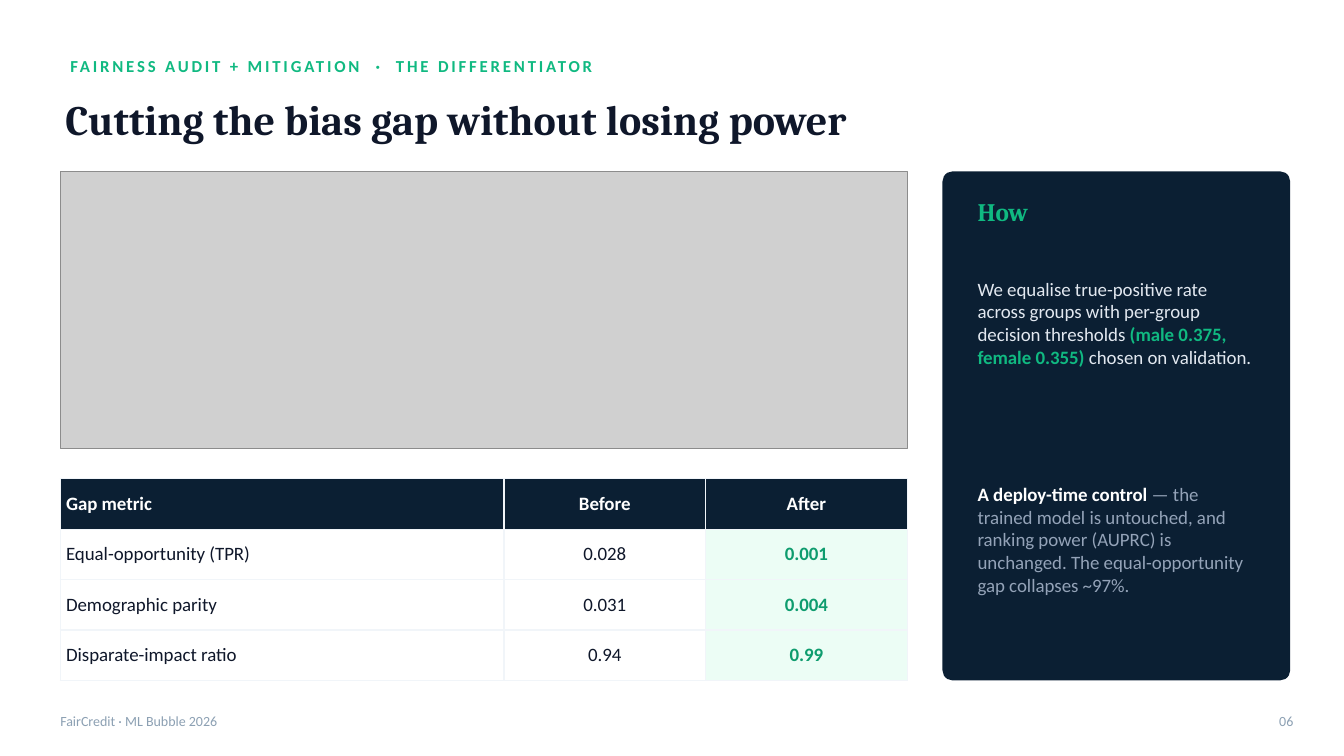
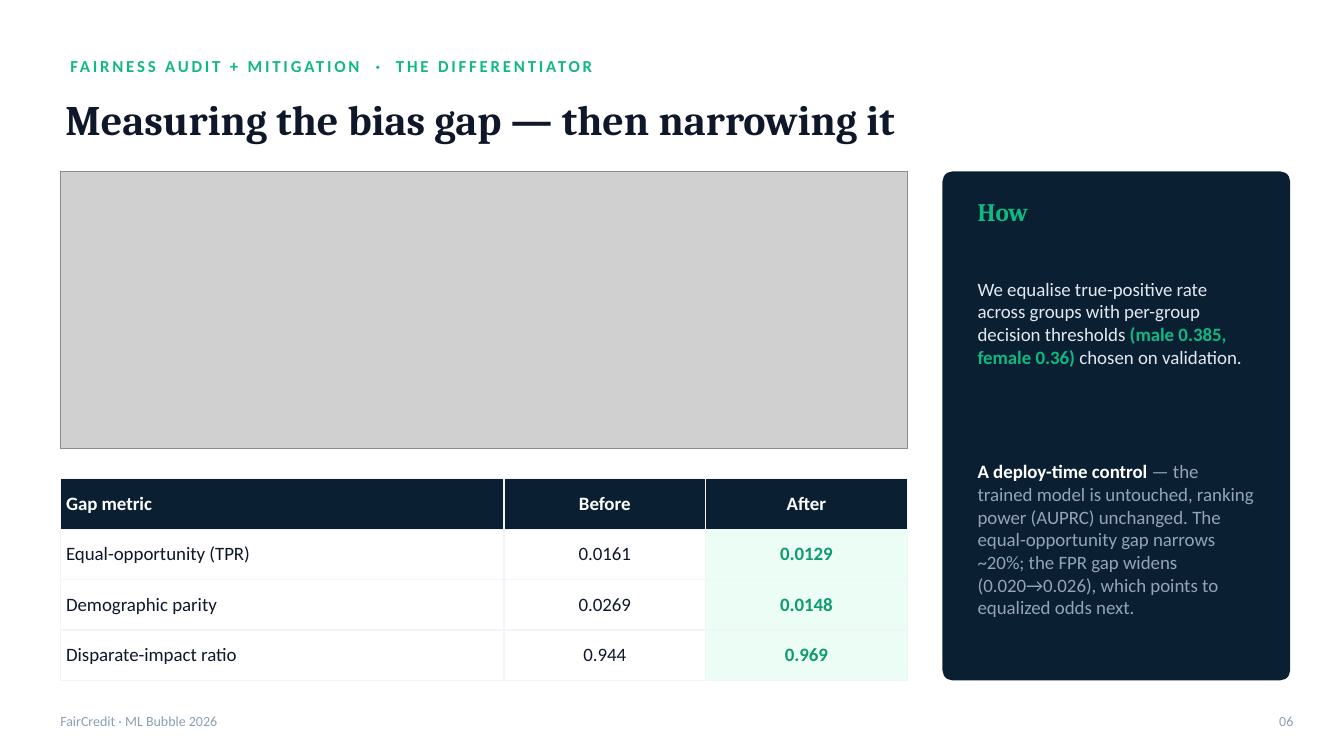
Before and after one commit to Sricharan7989/ML-Bubble-2026, a slide deck: slide 7 of FairCredit_ML_Bubble_2026.pptx. Drawn at 1344x756 pixels with LibreOffice and Linux fonts; fonts in the diff are those of the drawing; grey boxes stand for pictures. Boxes give left, top, right and bottom in pixels: in the first picture for what was removed or moved away, otherwise in the second. Text is boxed around its words. In the diff, an @@ line names an element or a change of style, - is before the commit and + after.

```diff
--- a/FairCredit_ML_Bubble_2026.pptx
+++ b/FairCredit_ML_Bubble_2026.pptx
@@ text at bbox=[65, 106, 894, 145]: text changed @@
-Cutting the bias gap without losing power
+Measuring the bias gap — then narrowing it
@@ text at bbox=[978, 283, 1242, 367]: text changed @@
-We equalise true-positive rate across groups with per-group decision thresholds (male 0.375, female 0.355) chosen on validation.
+We equalise true-positive rate across groups with per-group decision thresholds (male 0.385, female 0.36) chosen on validation.
@@ table at bbox=[60, 479, 907, 668] @@
-row 2, column 2: 0.028
+row 2, column 2: 0.0161
-row 2, column 3: 0.001
+row 2, column 3: 0.0129
-row 3, column 2: 0.031
+row 3, column 2: 0.0269
-row 3, column 3: 0.004
+row 3, column 3: 0.0148
-row 4, column 2: 0.94
+row 4, column 2: 0.944
-row 4, column 3: 0.99
+row 4, column 3: 0.969
@@ text at bbox=[978, 464, 1254, 617]: text changed @@
-A deploy-time control — the trained model is untouched, and ranking power (AUPRC) is unchanged. The equal-opportunity gap collapses ~97%.
+A deploy-time control — the trained model is untouched, ranking power (AUPRC) unchanged. The equal-opportunity gap narrows ~20%; the FPR gap widens (0.020→0.026), which points to equalized odds next.
```
Also in this commit, not shown: 6 other slides changed, 1 slide added, 1 slide removed, 2 other files.
